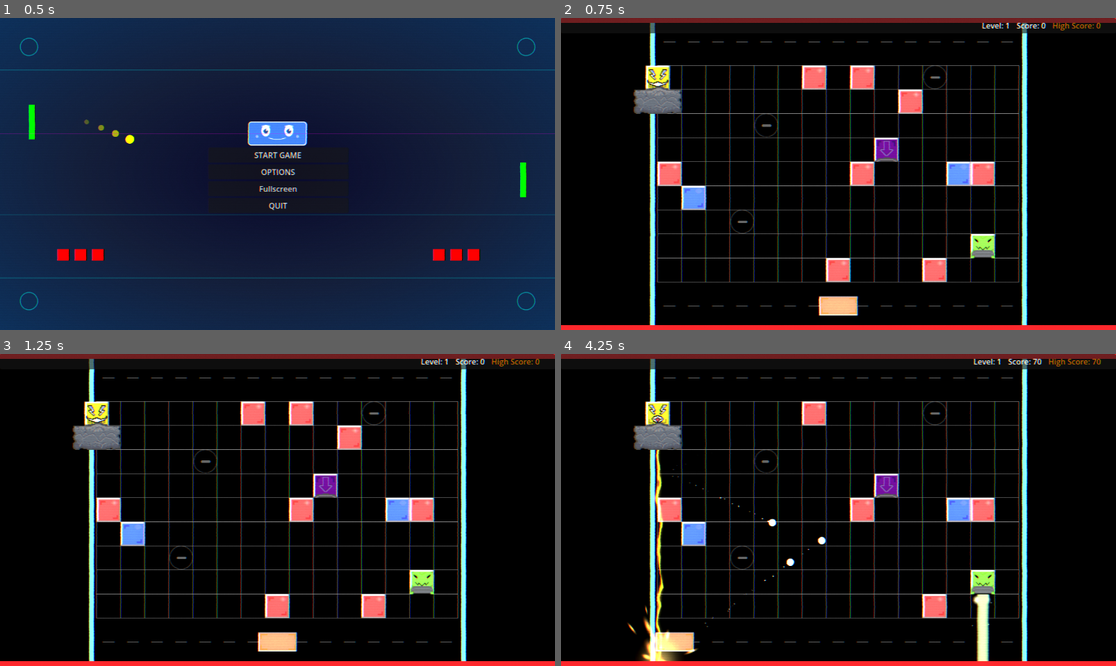
Above: before the commit, frames 1-4 (two rows, left to right).
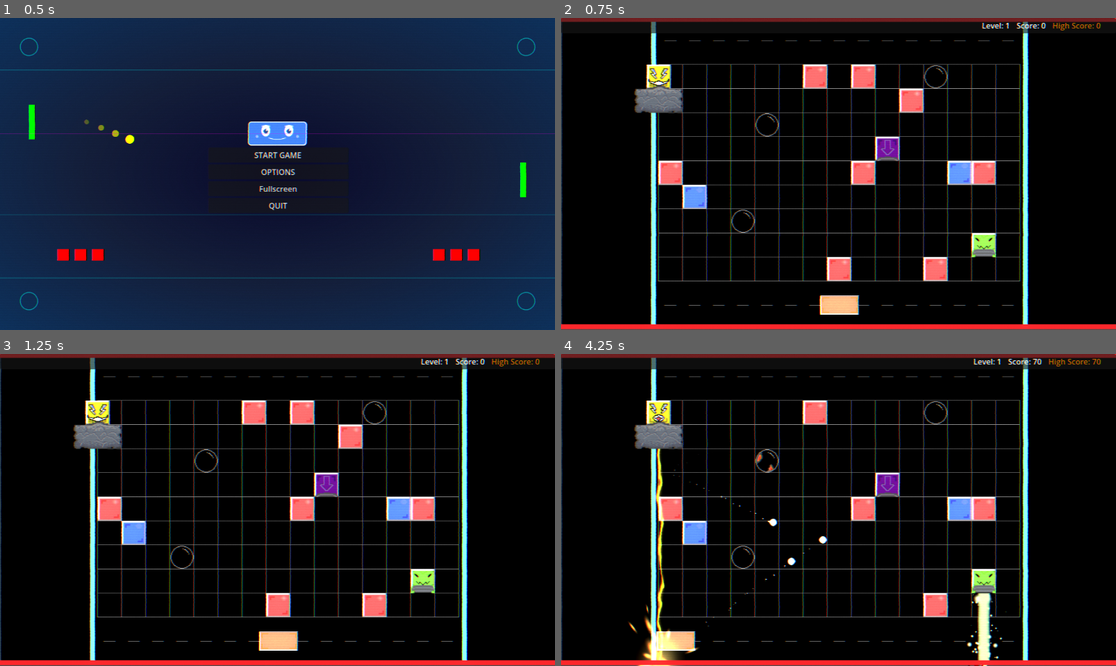
Above: after the commit, the same moments.

Repository: Nicheen/NotPong2025
Game: Godot game, scene res://scenes/menus/main_menu.tscn
The game is run twice, just before and just after one commit, with the same random seed, the same clock (stepped at 60 frames per second) and the same inputs.
Inputs (mouse positions are in pixels of both pictures, inside the frame that each line leads up to):
- Up to frame 1 (0.5 s): no input
- Up to frame 2 (0.75 s): click "START GAME" at 0.5 s
- Up to frame 3 (1.25 s): no input
- Up to frame 4 (4.25 s): tap Enter (ui_accept) at 1.25, 1.52, 2.27, 3.77 s; move the mouse to (810, 572) at 1.27 s; hold W (teleport_up) 1.28-2.78 s; click (810, 572) at 1.35 s; move the mouse to (1005, 556) at 2.02 s; click (1005, 556) at 2.1 s; move the mouse to (672, 463) at 2.77 s; hold A (move_left) from 2.78 s (still down); click (672, 463) at 2.85 s; move the mouse to (866, 510) at 3.52 s; click (866, 510) at 3.6 s

Frame 1 is identical in both runs. In frame 2, 14% of the frame differs, in the area x 0-100%, y 1-100%; in frame 3, 14%; in frame 4, 15%.

Commit message:
Bombaclat och projectile sprites

Diff:
--- a/NOTPONG/effects/laser.tscn
+++ b/NOTPONG/effects/laser.tscn
@@ -139,7 +139,7 @@
 [node name="Line2D" type="Line2D" parent="."]
 unique_name_in_owner = true
 visible = false
-points = PackedVector2Array(40, 0, 1400, 0)
+points = PackedVector2Array(40, 0, 0, 0)
 texture = SubResource("ImageTexture_btyrk")
 texture_mode = 2
 begin_cap_mode = 2
--- a/NOTPONG/scenes/main.tscn
+++ b/NOTPONG/scenes/main.tscn
@@ -12,6 +12,12 @@
 
 [sub_resource type="RectangleShape2D" id="RectangleShape2D_0wfyh"]
 size = Vector2(194, 648)
+
+[sub_resource type="Gradient" id="Gradient_o6xl0"]
+
+[sub_resource type="GradientTexture2D" id="GradientTexture2D_tipki"]
+gradient = SubResource("Gradient_o6xl0")
+fill_from = Vector2(1, 0.619718)
 
 [sub_resource type="RectangleShape2D" id="RectangleShape2D_sugp2"]
 size = Vector2(752, 20)
@@ -140,6 +146,7 @@
 [node name="Spawner" type="Node" parent="."]
 unique_name_in_owner = true
 script = ExtResource("3_tefeu")
+spawn_gradient_texture = SubResource("GradientTexture2D_tipki")
 
 [node name="LevelManager" type="Node" parent="."]
 script = ExtResource("3_0bbpv")
@@ -176,16 +183,12 @@
 default_color = Color(1, 0.164706, 0.180392, 1)
 
 [node name="StaticBody2DTop" type="StaticBody2D" parent="Deathzone"]
-collision_layer = 2
-collision_mask = 0
 
 [node name="CollisionShape2D" type="CollisionShape2D" parent="Deathzone/StaticBody2DTop"]
 position = Vector2(576, 0)
 shape = SubResource("RectangleShape2D_sugp2")
 
 [node name="StaticBody2DBot" type="StaticBody2D" parent="Deathzone"]
-collision_layer = 2
-collision_mask = 0
 
 [node name="CollisionShape2D" type="CollisionShape2D" parent="Deathzone/StaticBody2DBot"]
 position = Vector2(576, 648)
@@ -225,4 +228,4 @@
 environment = SubResource("Environment_jyhfs")
 
 [node name="Camera2D" type="Camera2D" parent="."]
-position = Vector2(576, 324)
+position = Vector2(574, 326)
--- a/NOTPONG/scenes/obj/Enemy.tscn
+++ b/NOTPONG/scenes/obj/Enemy.tscn
@@ -1,17 +1,8 @@
-[gd_scene load_steps=7 format=3 uid="uid://mhneu5sufe2j"]
+[gd_scene load_steps=6 format=3 uid="uid://mhneu5sufe2j"]
 
 [ext_resource type="Script" uid="uid://cfxv5qdy0ce0w" path="res://scripts/obj/enemy/enemy.gd" id="1_enemy_script"]
-[ext_resource type="AudioStream" uid="uid://ceekixuhqqlts" path="res://sounds/noels/blop1.wav" id="3_455qr"]
-
-[sub_resource type="Gradient" id="Gradient_gsmpp"]
-offsets = PackedFloat32Array(0.948905, 1)
-colors = PackedColorArray(0, 0, 0, 1, 1, 1, 1, 0)
-
-[sub_resource type="GradientTexture2D" id="GradientTexture2D_455qr"]
-gradient = SubResource("Gradient_gsmpp")
-fill = 1
-fill_from = Vector2(0.502488, 0.487562)
-fill_to = Vector2(0.691542, 0.666667)
+[ext_resource type="Texture2D" uid="uid://bp53q14x7cbx" path="res://images/Bomb1.png" id="2_455qr"]
+[ext_resource type="AudioStream" uid="uid://m2nawbuan6pu" path="res://sounds/noels/blop1.wav" id="3_455qr"]
 
 [sub_resource type="CircleShape2D" id="CircleShape2D_455qr"]
 radius = 25.0
@@ -21,22 +12,22 @@
 
 [node name="Enemy" type="StaticBody2D"]
 collision_layer = 16
+collision_mask = 0
 script = ExtResource("1_enemy_script")
-score_value = 10
 
 [node name="Sprite2D" type="Sprite2D" parent="."]
 scale = Vector2(1.5, 1.5)
-texture = SubResource("GradientTexture2D_455qr")
+texture = ExtResource("2_455qr")
 
 [node name="CollisionShape2D" type="CollisionShape2D" parent="."]
-position = Vector2(0, -1)
 shape = SubResource("CircleShape2D_455qr")
 
 [node name="HealthBar" type="ProgressBar" parent="."]
+visible = false
 material = SubResource("CanvasItemMaterial_gsmpp")
-offset_left = -9.0
+offset_left = -10.0
 offset_top = -3.0
-offset_right = 11.0
+offset_right = 10.0
 offset_bottom = 2.0
 value = 100.0
 show_percentage = false
--- a/NOTPONG/scenes/obj/Projectile.tscn
+++ b/NOTPONG/scenes/obj/Projectile.tscn
@@ -1,17 +1,17 @@
 [gd_scene load_steps=13 format=3 uid="uid://eppnqq6ap33r"]
 
 [ext_resource type="Script" uid="uid://57mwgwgrtt80" path="res://scripts/obj/projectile/projectile.gd" id="1_projectile_main"]
+[ext_resource type="Texture2D" uid="uid://ca46r0lbh45dk" path="res://images/PlayerProjectile1.png" id="2_aqdnr"]
 [ext_resource type="Script" uid="uid://c67rqomxck2ae" path="res://scripts/obj/projectile/projectile_collision_handler.gd" id="2_collision_handler"]
 [ext_resource type="Script" uid="uid://dgqp1seq5b42j" path="res://scripts/obj/projectile/projectile_boundary_handler.gd" id="3_boundary_handler"]
 [ext_resource type="Script" uid="uid://oex81gje51m7" path="res://scripts/obj/projectile/projectile_effect_manager.gd" id="4_effect_manager"]
-[ext_resource type="Texture2D" uid="uid://go0jsjs2iejv" path="res://images/white_circle.svg" id="5_texture"]
 
 [sub_resource type="PhysicsMaterial" id="PhysicsMaterial_bounce"]
 friction = 0.1
 bounce = 0.8
 
 [sub_resource type="CircleShape2D" id="CircleShape2D_projectile"]
-radius = 8.06226
+radius = 8.0
 
 [sub_resource type="Gradient" id="Gradient_aqdnr"]
 colors = PackedColorArray(1, 1, 1, 1, 1, 1, 1, 0)
@@ -48,8 +48,7 @@
 script = ExtResource("1_projectile_main")
 
 [node name="Sprite2D" type="Sprite2D" parent="."]
-scale = Vector2(0.25, 0.25)
-texture = ExtResource("5_texture")
+texture = ExtResource("2_aqdnr")
 
 [node name="CollisionShape2D" type="CollisionShape2D" parent="."]
 shape = SubResource("CircleShape2D_projectile")
--- a/NOTPONG/scripts/obj/enemy/enemy.gd
+++ b/NOTPONG/scripts/obj/enemy/enemy.gd
@@ -1,7 +1,7 @@
 extends StaticBody2D
 
 # Enemy settings
-@export var max_health: int = 30
+@export var max_health: int = 20
 @export var score_value: int = 100
 @export var enemy_type: String = "basic"
 
@@ -11,6 +11,8 @@
 @onready var collision_shape: CollisionShape2D = $CollisionShape2D
 @onready var health_bar: ProgressBar = get_node_or_null("HealthBar")
 
+var normal_texture: Texture2D
+var cracked_texture: Texture2D
 # Internal variables
 var current_health: int
 var is_dead: bool = false
@@ -27,7 +29,10 @@
 
 	if sprite:
 		original_color = sprite.modulate
-
+		normal_texture = sprite.texture
+
+		# Load the cracked texture
+		cracked_texture = load("res://images/Bomb2.png")
 	if health_bar:
 		health_bar.max_value = max_health
 		health_bar.value = current_health
@@ -45,7 +50,8 @@
 
 	current_health -= damage
 	current_health = max(0, current_health)
-
+	if   current_health < max_health:
+		change_to_cracked_sprite()
 	if health_bar:
 		health_bar.value = current_health
 
@@ -89,6 +95,11 @@
 	print("Enemy destroyed by laser (no score awarded)")
 	enemy_died.emit(0, global_position)
 	play_death_effect()
+
+func change_to_cracked_sprite():
+	"""Change the sprite to the cracked version"""
+	if sprite and cracked_texture:
+		sprite.texture = cracked_texture
 
 func show_damage_effect():
 	if not sprite:
Binary file added: NOTPONG/images/Bomb1.png
Binary file added: NOTPONG/images/Bomb2.png
Binary file added: NOTPONG/images/PlayerProjectile1.png
Binary file added: NOTPONG/images/PlayerProjectile2.png
Binary file added: NOTPONG/images/PlayerProjectile3.png
Not shown: 1 places in NOTPONG/scenes/main.tscn that only renumber resources
Not shown: 1 places in NOTPONG/scenes/obj/bosses/Boss1.tscn that only renumber resources
